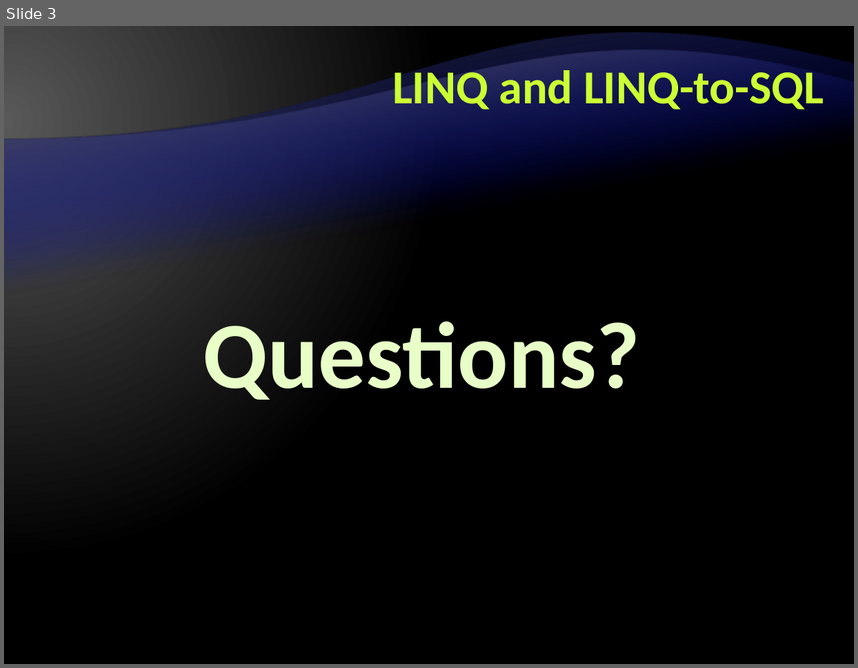
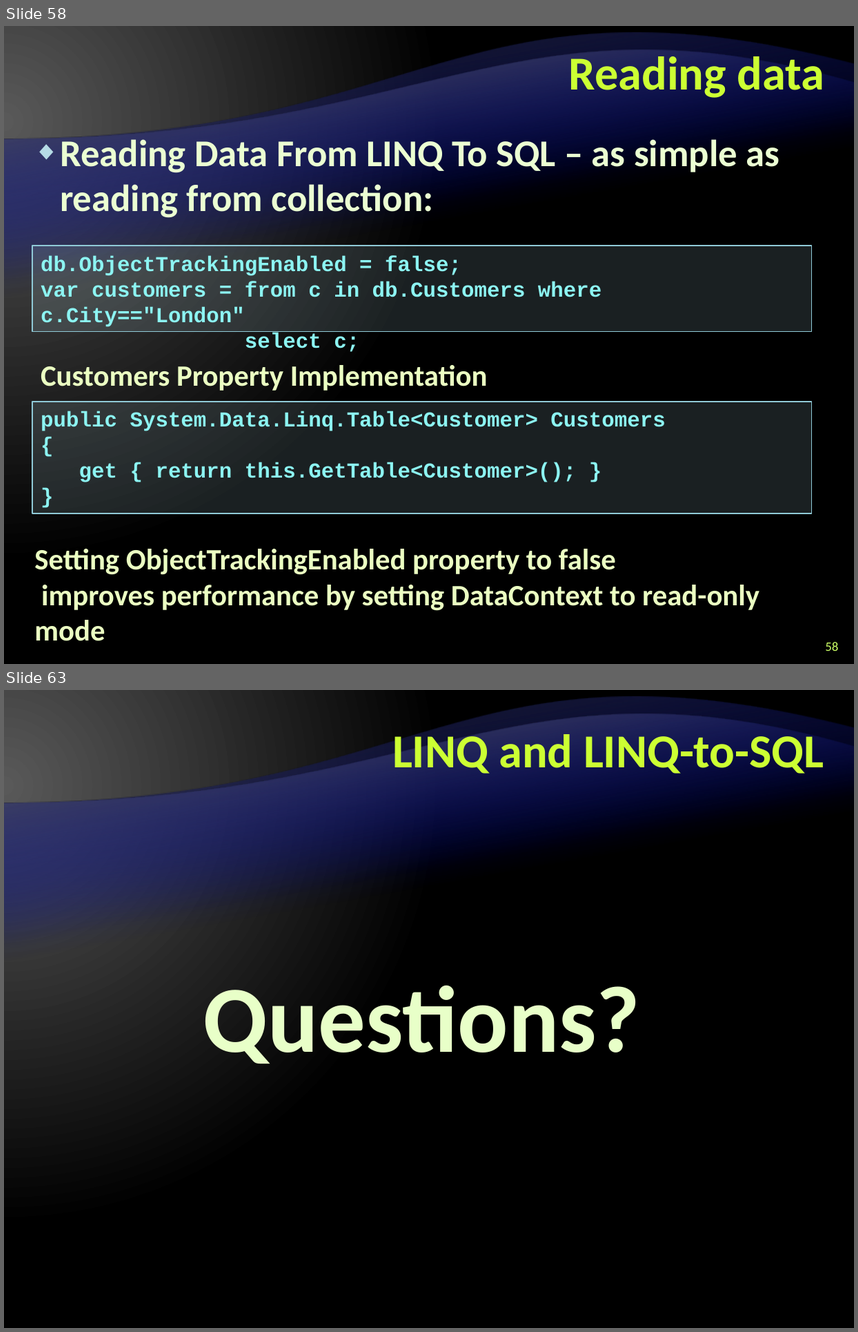
Before and after one commit to Graveheart/aspnetcourse, a slide deck: lectures/6. LINQ and LINQ-to-SQL.pptx. Shown one above the other, each under a label of ours: slide 3 before the commit, slides 58 and 63 after it; the slides between them are not shown. The pictures are 858x668 and 858x1332 pixels, drawn with LibreOffice and Linux fonts; fonts in the diff are those of the drawing; background and template pictures are left out. Boxes give left, top, right and bottom in pixels: in the first picture for what was removed or moved away, otherwise in the second. Text is boxed around its words. In the diff, an @@ line names an element or a change of style, - is before the commit and + after.

Commit message:
Created and added the presentation regarding LINQ and LINQ-TO-SQL

```diff
--- a/lectures/6. LINQ and LINQ-to-SQL.pptx
+++ b/lectures/6. LINQ and LINQ-to-SQL.pptx
@@ slide 58 added at box(4, 26, 854, 664), background gradient #595959 to #000000; not listed: 2 template elements that a slide beside it also shows @@
@@ title added at box(569, 50, 824, 98), 40 pt, text #CCFF33, bold @@
+Reading data
@@ text added at box(60, 136, 780, 221), 32 pt, text #EBFFD2, bold @@
+◆ Reading Data From LINQ To SQL – as simple as reading from collection:
@@ rectangle added at box(32, 245, 811, 331), fill #B5DBE5 at 15% opacity, outline #90CAD7 1 pt, 18 pt, text #8CF4F2, bold @@
+db.ObjectTrackingEnabled = false;
+var customers = from c in db.Customers where c.City=="London"
+select c;
@@ text added at box(41, 365, 488, 390), 25 pt, text #EBFFC2, bold @@
+Customers Property Implementation
@@ rectangle added at box(32, 402, 811, 513), fill #B5DBE5 at 15% opacity, outline #90CAD7 1 pt, 18 pt, text #8CF4F2, bold @@
+public System.Data.Linq.Table<Customer> Customers
+{
+get { return this.GetTable<Customer>(); }
+}
@@ text added at box(34, 548, 760, 641), 25 pt, text #EBFFC2, bold @@
+Setting ObjectTrackingEnabled property to false
+improves performance by setting DataContext to read-only mode
@@ page number added at box(825, 641, 838, 650), 11 pt, text #CCFF66 @@
+58
@@ what was slide 3 is now slide 63 @@
```
Also in this commit, not shown: 2 slides changed, 60 other slides added.
